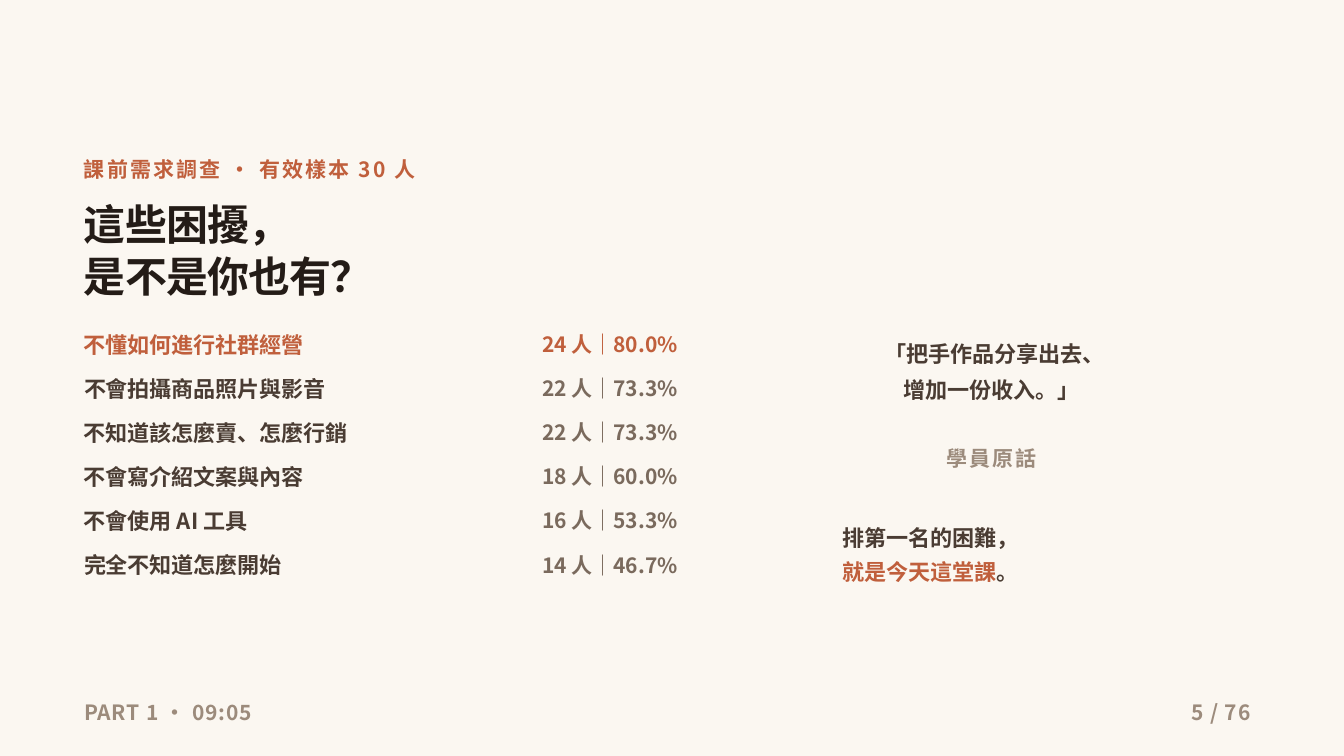
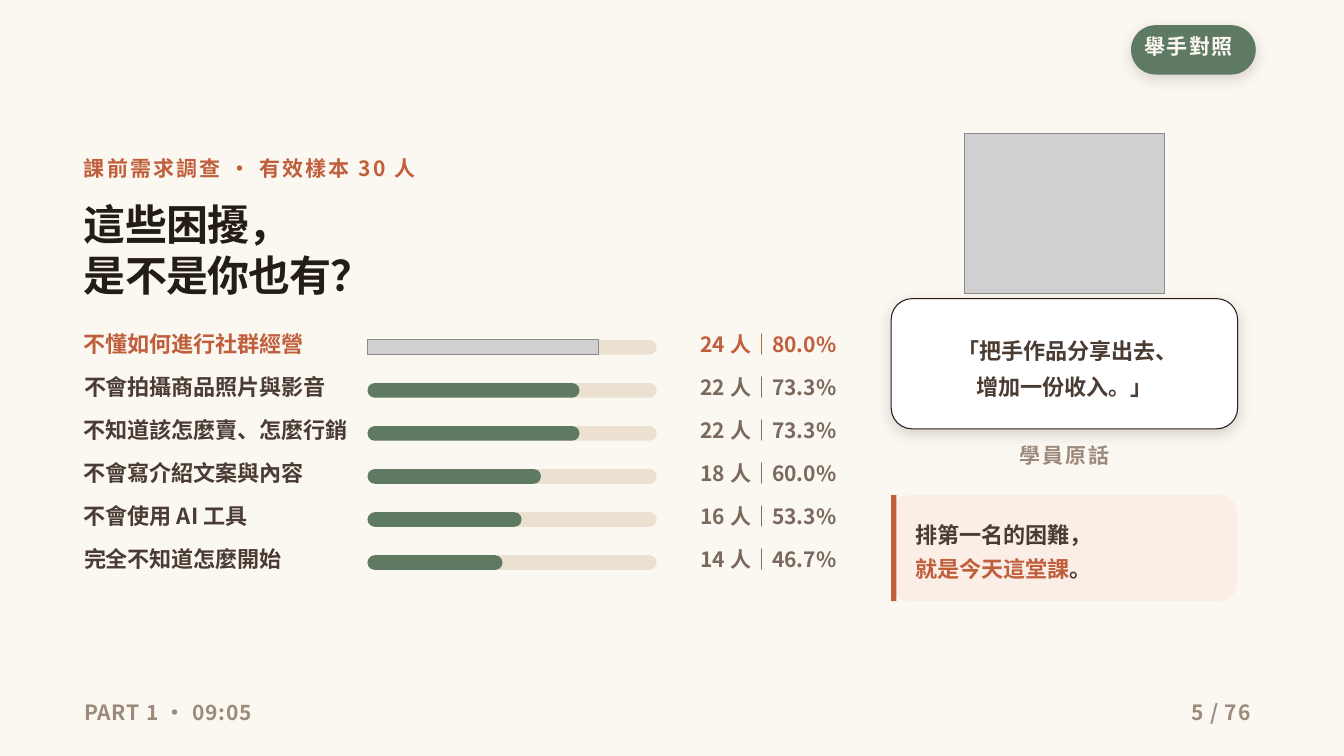
Before and after one commit to ja9705110/gogoeveryday, a slide deck: slide 5 of social-course/social-media-course-deck.pptx. Drawn at 1344x756 pixels with LibreOffice and Linux fonts; fonts in the diff are those of the drawing; grey boxes stand for pictures; background and template pictures are left out. Boxes give left, top, right and bottom in pixels: in the first picture for what was removed or moved away, otherwise in the second. Text is boxed around its words. In the diff, an @@ line names an element or a change of style, - is before the commit and + after.

```diff
--- a/social-course/social-media-course-deck.pptx
+++ b/social-course/social-media-course-deck.pptx
@@ rounded rectangle added at <box>1131,25,1256,75</box>, fill #5F7A63 @@
@@ picture added at <box>965,134,1165,293</box> @@
@@ rounded rectangle added at <box>891,298,1238,429</box>, fill #FFFFFF, outline #241C17 0.75 pt @@
@@ text "「把手作品分享出去、": place and size @@
-text "「把手作品分享出去、" at <box>884,343,1104,400</box>
+text "「把手作品分享出去、" at <box>957,340,1177,397</box>
@@ rounded rectangle added at <box>368,340,657,355</box>, fill #ECE0D1 @@
@@ picture added at <box>368,340,600,355</box> @@
@@ rounded rectangle added at <box>368,383,657,398</box>, fill #ECE0D1 @@
@@ rounded rectangle added at <box>368,383,580,398</box>, fill #5F7A63 @@
@@ 3 texts: place and size @@
-3 texts at <box>542,333,678,443</box>
+3 texts at <box>701,333,836,441</box>
@@ rounded rectangle added at <box>368,426,657,442</box>, fill #ECE0D1 @@
@@ rounded rectangle added at <box>368,426,580,442</box>, fill #5F7A63 @@
@@ text "學員原話": place and size @@
-text "學員原話" at <box>947,448,1037,468</box>
+text "學員原話" at <box>1020,445,1110,465</box>
@@ rounded rectangle added at <box>368,469,657,484</box>, fill #ECE0D1 @@
@@ rounded rectangle added at <box>368,469,541,484</box>, fill #5F7A63 @@
@@ rounded rectangle added at <box>891,495,1238,601</box>, fill #FBEEE6 @@
@@ rectangle added at <box>891,495,896,601</box>, fill #C05F3C @@
@@ rounded rectangle added at <box>368,512,657,527</box>, fill #ECE0D1 @@
@@ rounded rectangle added at <box>368,512,522,527</box>, fill #5F7A63 @@
@@ text "排第一名的困難，": place and size @@
-text "排第一名的困難，" at <box>842,527,1018,582</box>
+text "排第一名的困難，" at <box>915,524,1091,579</box>
@@ 3 texts: place and size @@
-3 texts at <box>84,466,304,575</box>
+3 texts at <box>84,462,304,569</box>
@@ rounded rectangle added at <box>368,556,657,571</box>, fill #ECE0D1 @@
@@ rounded rectangle added at <box>368,556,503,571</box>, fill #5F7A63 @@
@@ 3 texts: place and size @@
-3 texts at <box>542,465,678,576</box>
+3 texts at <box>701,462,836,570</box>
```
Also in this commit, not shown: 75 other slides changed, 9 other files.
